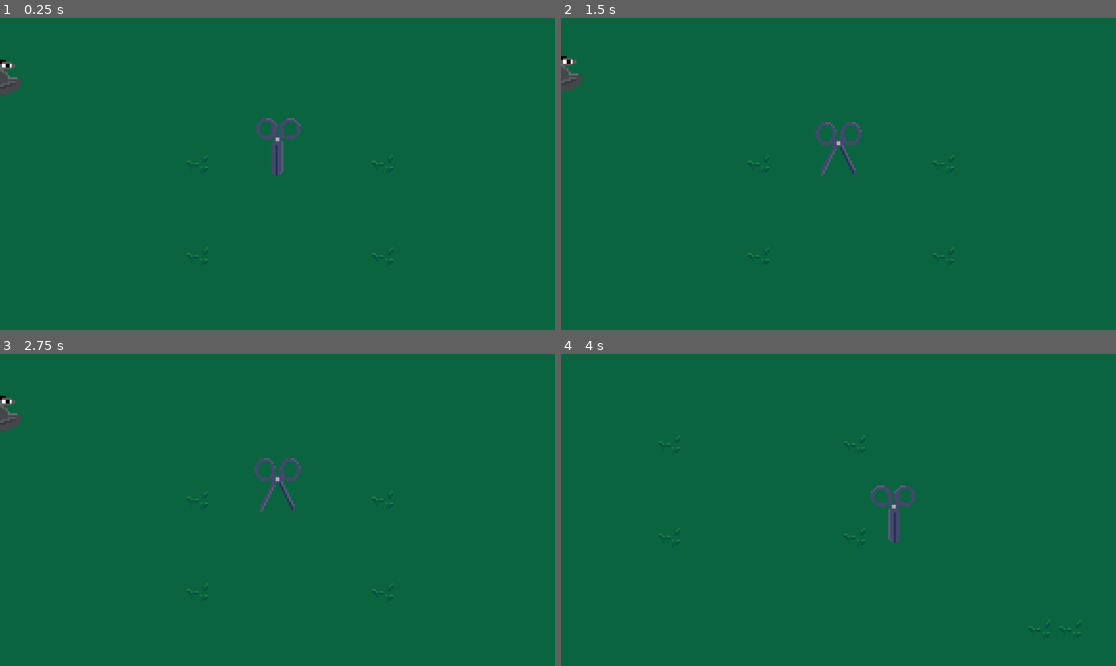
Above: before the commit, frames 1-4 (two rows, left to right).
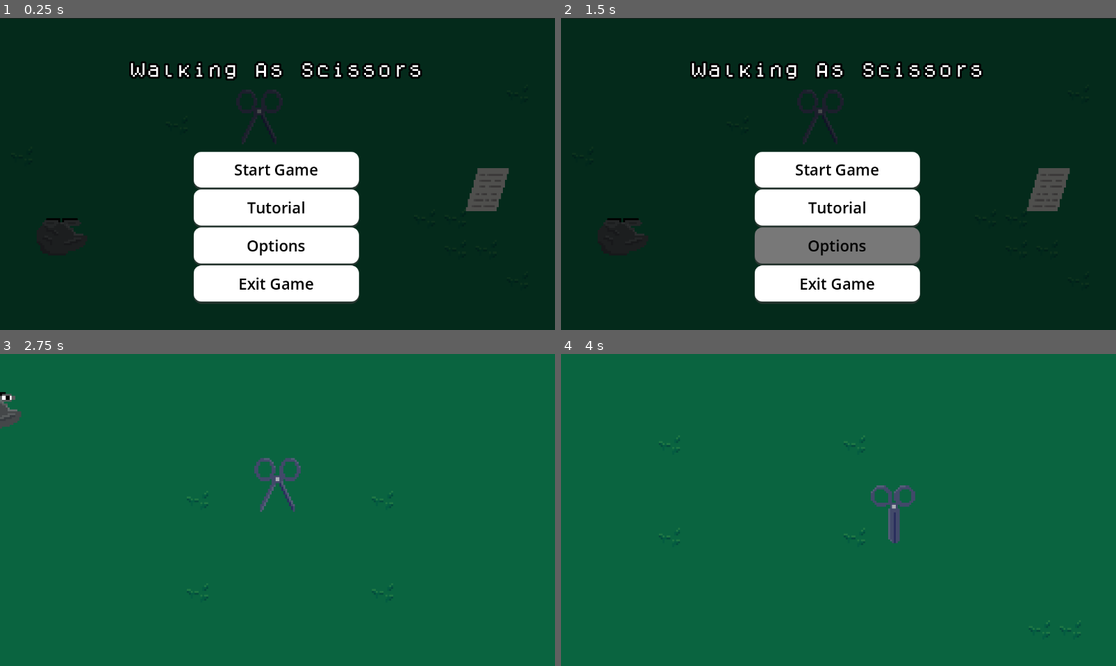
Above: after the commit, the same moments.

Repository: dat1010/walkingasscissors
Game: Godot game, scene res://scenes/main_menu.tscn
The game is run twice, just before and just after one commit, with the same random seed, the same clock (stepped at 60 frames per second) and the same inputs. Before the commit the project starts from res://scenes/game.tscn.
Inputs (mouse positions are in pixels of both pictures, inside the frame that each line leads up to):
- Up to frame 1 (0.25 s): no input
- Up to frame 2 (1.5 s): click (838, 208) at 0.5 s, where only the run after the commit has a clickable "Tutorial"; click (838, 245) at 1.25 s, where only the run after the commit has a clickable "Options"
- Up to frame 3 (2.75 s): click (277, 506) at 2 s, where only the run after the commit has a clickable "Start Game"
- Up to frame 4 (4 s): hold Right (ui_right) 2.78-3.53 s; tap E (attack) at 2.85, 3.6 s; hold Down (ui_down) from 3.53 s (still down)

The runs differ from the first frame. In frame 1, 100% of the frame differs, in the area x 0-100%, y 0-100%; in frame 2, 100%; in frame 3, 0.2%; in frame 4, nothing differs.

Commit message:
added main menu

Diff:
--- a/project.godot
+++ b/project.godot
@@ -11,7 +11,7 @@
 [application]
 
 config/name="WalkingAsScissors"
-run/main_scene="res://scenes/game.tscn"
+run/main_scene="res://scenes/main_menu.tscn"
 config/features=PackedStringArray("4.3", "GL Compatibility")
 config/icon="res://art/icon.svg"
 
--- a/scenes/enemy.tscn
+++ b/scenes/enemy.tscn
@@ -168,7 +168,7 @@
 shape = SubResource("CircleShape2D_w1r51")
 
 [node name="TakeDamageCooldown" type="Timer" parent="."]
-wait_time = 0.5
+wait_time = 0.3
 
 [node name="HealthBar" type="ProgressBar" parent="."]
 modulate = Color(0.758342, 0.0743201, 0.238661, 1)
--- /dev/null
+++ b/scenes/main_menu.tscn
@@ -0,0 +1,158 @@
+[gd_scene load_steps=9 format=3 uid="uid://vcr30el4ac0y"]
+
+[ext_resource type="Script" path="res://scrips/main_menu.gd" id="1_dc51k"]
+[ext_resource type="Texture2D" uid="uid://6gyt43gscco" path="res://assets/Screenshot 2025-01-25 150837.png" id="2_gip8a"]
+[ext_resource type="FontFile" uid="uid://c6agvjdbyuar2" path="res://assets/dogica.ttf" id="3_ayain"]
+
+[sub_resource type="StyleBoxTexture" id="StyleBoxTexture_v2uwg"]
+texture = ExtResource("2_gip8a")
+modulate_color = Color(0.419813, 0.419813, 0.419813, 1)
+
+[sub_resource type="StyleBoxEmpty" id="StyleBoxEmpty_xpde4"]
+
+[sub_resource type="StyleBoxFlat" id="StyleBoxFlat_7w31t"]
+bg_color = Color(0.470076, 0.470076, 0.470076, 1)
+corner_radius_top_left = 16
+corner_radius_top_right = 16
+corner_radius_bottom_right = 16
+corner_radius_bottom_left = 16
+shadow_color = Color(0.237539, 0.237539, 0.237539, 0.6)
+shadow_size = 1
+shadow_offset = Vector2(0, 4)
+
+[sub_resource type="StyleBoxFlat" id="StyleBoxFlat_k71pi"]
+bg_color = Color(0.144063, 0.144063, 0.144063, 1)
+corner_radius_top_left = 16
+corner_radius_top_right = 16
+corner_radius_bottom_right = 16
+corner_radius_bottom_left = 16
+shadow_color = Color(0.237539, 0.237539, 0.237539, 0.6)
+shadow_size = 1
+shadow_offset = Vector2(0, 4)
+
+[sub_resource type="StyleBoxFlat" id="StyleBoxFlat_yejjt"]
+bg_color = Color(1, 1, 1, 1)
+corner_radius_top_left = 16
+corner_radius_top_right = 16
+corner_radius_bottom_right = 16
+corner_radius_bottom_left = 16
+shadow_color = Color(0.237539, 0.237539, 0.237539, 0.6)
+shadow_size = 1
+shadow_offset = Vector2(0, 4)
+
+[node name="MainMenu" type="Control"]
+layout_mode = 3
+anchors_preset = 15
+anchor_right = 1.0
+anchor_bottom = 1.0
+grow_horizontal = 2
+grow_vertical = 2
+script = ExtResource("1_dc51k")
+
+[node name="Panel" type="Panel" parent="."]
+layout_mode = 1
+anchors_preset = 15
+anchor_right = 1.0
+anchor_bottom = 1.0
+grow_horizontal = 2
+grow_vertical = 2
+theme_override_styles/panel = SubResource("StyleBoxTexture_v2uwg")
+
+[node name="VBoxContainer" type="VBoxContainer" parent="."]
+layout_mode = 1
+anchors_preset = 8
+anchor_left = 0.5
+anchor_top = 0.5
+anchor_right = 0.5
+anchor_bottom = 0.5
+offset_left = -174.0
+offset_top = -46.0
+offset_right = 169.0
+offset_bottom = 265.0
+grow_horizontal = 2
+grow_vertical = 2
+
+[node name="StartGameButton" type="Button" parent="VBoxContainer"]
+layout_mode = 2
+size_flags_vertical = 3
+theme_override_colors/font_hover_color = Color(0, 0, 0, 1)
+theme_override_colors/font_pressed_color = Color(0, 0, 0, 1)
+theme_override_colors/font_focus_color = Color(0, 0, 0, 1)
+theme_override_colors/font_color = Color(0, 0, 0, 1)
+theme_override_font_sizes/font_size = 32
+theme_override_styles/focus = SubResource("StyleBoxEmpty_xpde4")
+theme_override_styles/hover = SubResource("StyleBoxFlat_7w31t")
+theme_override_styles/pressed = SubResource("StyleBoxFlat_k71pi")
+theme_override_styles/normal = SubResource("StyleBoxFlat_yejjt")
+text = "Start Game"
+
+[node name="TutorialButton" type="Button" parent="VBoxContainer"]
+layout_mode = 2
+size_flags_vertical = 3
+theme_override_colors/font_hover_color = Color(0, 0, 0, 1)
+theme_override_colors/font_pressed_color = Color(0, 0, 0, 1)
+theme_override_colors/font_focus_color = Color(0, 0, 0, 1)
+theme_override_colors/font_color = Color(0, 0, 0, 1)
+theme_override_font_sizes/font_size = 32
+theme_override_styles/focus = SubResource("StyleBoxEmpty_xpde4")
+theme_override_styles/hover = SubResource("StyleBoxFlat_7w31t")
+theme_override_styles/pressed = SubResource("StyleBoxFlat_k71pi")
+theme_override_styles/normal = SubResource("StyleBoxFlat_yejjt")
+text = "Tutorial"
+
+[node name="OptionsButton" type="Button" parent="VBoxContainer"]
+layout_mode = 2
+size_flags_vertical = 3
+theme_override_colors/font_hover_color = Color(0, 0, 0, 1)
+theme_override_colors/font_pressed_color = Color(0, 0, 0, 1)
+theme_override_colors/font_focus_color = Color(0, 0, 0, 1)
+theme_override_colors/font_color = Color(0, 0, 0, 1)
+theme_override_font_sizes/font_size = 32
+theme_override_styles/focus = SubResource("StyleBoxEmpty_xpde4")
+theme_override_styles/hover = SubResource("StyleBoxFlat_7w31t")
+theme_override_styles/pressed = SubResource("StyleBoxFlat_k71pi")
+theme_override_styles/normal = SubResource("StyleBoxFlat_yejjt")
+text = "Options"
+
+[node name="ExitGameButton" type="Button" parent="VBoxContainer"]
+layout_mode = 2
+size_flags_vertical = 3
+theme_override_colors/font_hover_color = Color(0, 0, 0, 1)
+theme_override_colors/font_pressed_color = Color(0, 0, 0, 1)
+theme_override_colors/font_focus_color = Color(0, 0, 0, 1)
+theme_override_colors/font_color = Color(0, 0, 0, 1)
+theme_override_font_sizes/font_size = 32
+theme_override_styles/focus = SubResource("StyleBoxEmpty_xpde4")
+theme_override_styles/hover = SubResource("StyleBoxFlat_7w31t")
+theme_override_styles/pressed = SubResource("StyleBoxFlat_k71pi")
+theme_override_styles/normal = SubResource("StyleBoxFlat_yejjt")
+text = "Exit Game
+"
+
+[node name="Label" type="Label" parent="."]
+layout_mode = 1
+anchors_preset = 8
+anchor_left = 0.5
+anchor_top = 0.5
+anchor_right = 0.5
+anchor_bottom = 0.5
+offset_left = -150.5
+offset_top = -254.0
+offset_right = 150.5
+offset_bottom = -177.0
+grow_horizontal = 2
+grow_vertical = 2
+theme_override_colors/font_shadow_color = Color(0.154876, 0.154876, 0.154876, 1)
+theme_override_constants/shadow_offset_y = 4
+theme_override_constants/outline_size = 16
+theme_override_constants/shadow_outline_size = 0
+theme_override_fonts/font = ExtResource("3_ayain")
+theme_override_font_sizes/font_size = 32
+text = "Walking As Scissors"
+horizontal_alignment = 1
+vertical_alignment = 1
+
+[connection signal="pressed" from="VBoxContainer/StartGameButton" to="." method="_on_start_pressed"]
+[connection signal="pressed" from="VBoxContainer/TutorialButton" to="." method="_on_tutorial_pressed"]
+[connection signal="pressed" from="VBoxContainer/OptionsButton" to="." method="_on_options_button_pressed"]
+[connection signal="pressed" from="VBoxContainer/ExitGameButton" to="." method="_on_exit_game_button_pressed"]
--- a/scenes/player.tscn
+++ b/scenes/player.tscn
@@ -139,7 +139,7 @@
 wait_time = 0.25
 
 [node name="DealAttackTimer" type="Timer" parent="."]
-wait_time = 0.5
+wait_time = 0.4
 
 [node name="Camera2D" type="Camera2D" parent="."]
 position = Vector2(0, -1)
--- a/scrips/game_manager.gd
+++ b/scrips/game_manager.gd
@@ -28,7 +28,6 @@
 		var new_enemy = enemy_scene.instantiate()
 		add_child(new_enemy)
 
-		# Position the enemy randomly
 		var random_pos = Vector2(
 			randf_range(spawn_min.x, spawn_max.x),
 			randf_range(spawn_min.y, spawn_max.y)
--- /dev/null
+++ b/scrips/main_menu.gd
@@ -0,0 +1,27 @@
+extends Control
+
+
+# Called when the node enters the scene tree for the first time.
+func _ready() -> void:
+	pass # Replace with function body.
+
+
+# Called every frame. 'delta' is the elapsed time since the previous frame.
+func _process(delta: float) -> void:
+	pass
+
+
+func _on_start_pressed() -> void:
+	get_tree().change_scene_to_file("res://scenes/game.tscn")
+
+
+func _on_tutorial_pressed() -> void:
+	pass # Replace with function body.
+
+
+func _on_options_button_pressed() -> void:
+	pass # Replace with function body.
+
+
+func _on_exit_game_button_pressed() -> void:
+	get_tree().quit()
Binary file added: assets/Screenshot 2025-01-25 150837.png
Not shown, added: assets/Screenshot 2025-01-25 150837.png.import
Binary file added: assets/dogica.ttf
Not shown, added: assets/dogica.ttf.import
